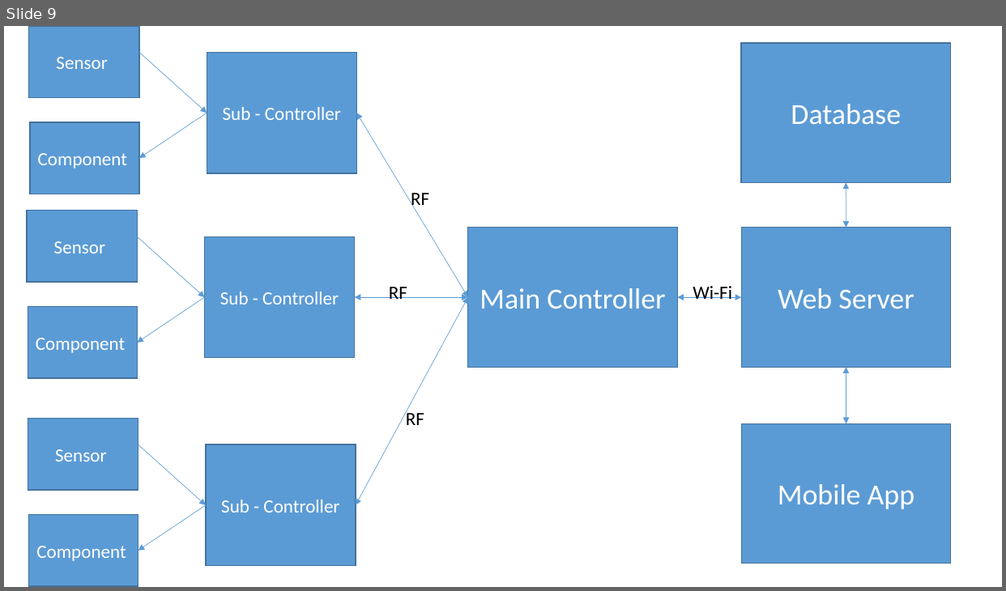
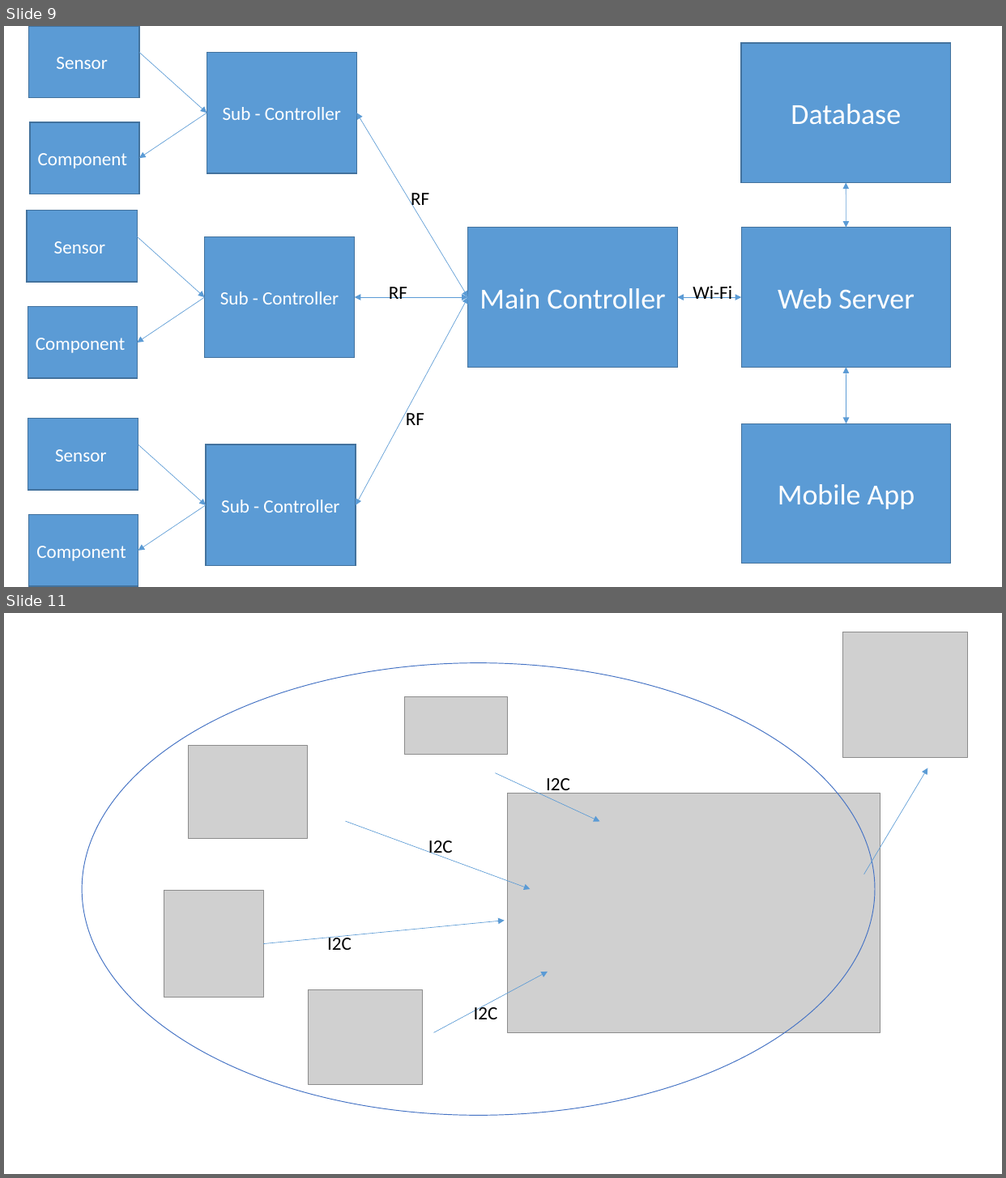
Before and after one commit to sangphanthanh/CP_SmartGarden, a slide deck: document/Presentation/Present01.pptx. Shown one above the other, each under a label of ours: slide 9 before the commit, slides 9 and 11 after it; the slides between them are not shown. The pictures are 1006x591 and 1006x1178 pixels, drawn with LibreOffice and Linux fonts; fonts in the diff are those of the drawing; grey boxes stand for pictures. Boxes give left, top, right and bottom in pixels: in the first picture for what was removed or moved away, otherwise in the second. Text is boxed around its words. In the diff, an @@ line names an element or a change of style, - is before the commit and + after.

```diff
--- a/document/Presentation/Present01.pptx
+++ b/document/Presentation/Present01.pptx
@@ slide 11 added at [4,613,1002,1174], background #FFFFFF @@
@@ picture added at [842,632,967,757] @@
@@ ellipse added at [82,663,875,1116], outline #4472C4 0.75 pt @@
@@ picture added at [404,697,508,755] @@
@@ picture added at [189,746,307,838] @@
@@ arrow added from (495, 773) to (600, 822), #5B9BD5 0.5 pt @@
@@ text added at [546,778,570,795], 18 pt, text #000000 @@
+I2C
@@ arrow added from (864, 875) to (928, 768), #5B9BD5 0.5 pt @@
@@ picture added at [507,793,880,1033] @@
@@ arrow added from (345, 821) to (530, 889), #5B9BD5 0.5 pt @@
@@ text added at [428,841,453,858], 18 pt, text #000000 @@
+I2C
@@ picture added at [164,890,264,998] @@
@@ arrow added from (264, 944) to (505, 921), #5B9BD5 0.5 pt @@
@@ text added at [327,935,351,950], 18 pt, text #000000 @@
+I2C
@@ arrow added from (434, 1033) to (548, 972), #5B9BD5 0.5 pt @@
@@ picture added at [309,990,423,1085] @@
@@ text added at [474,1004,498,1020], 18 pt, text #000000 @@
+I2C
```
Also in this commit, not shown: 5 slides changed, 1 other slide added, 1 slide removed, 2 other files.
